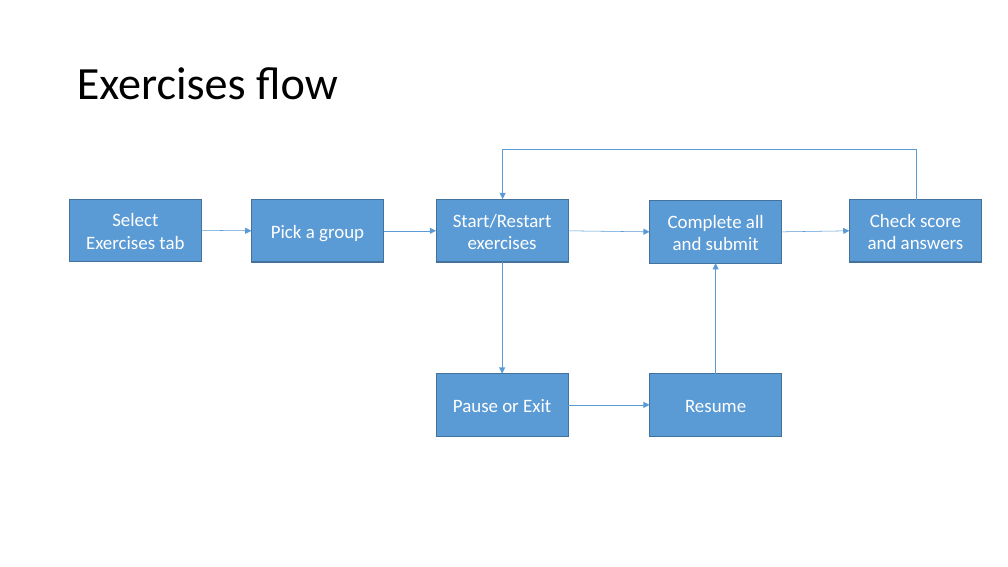
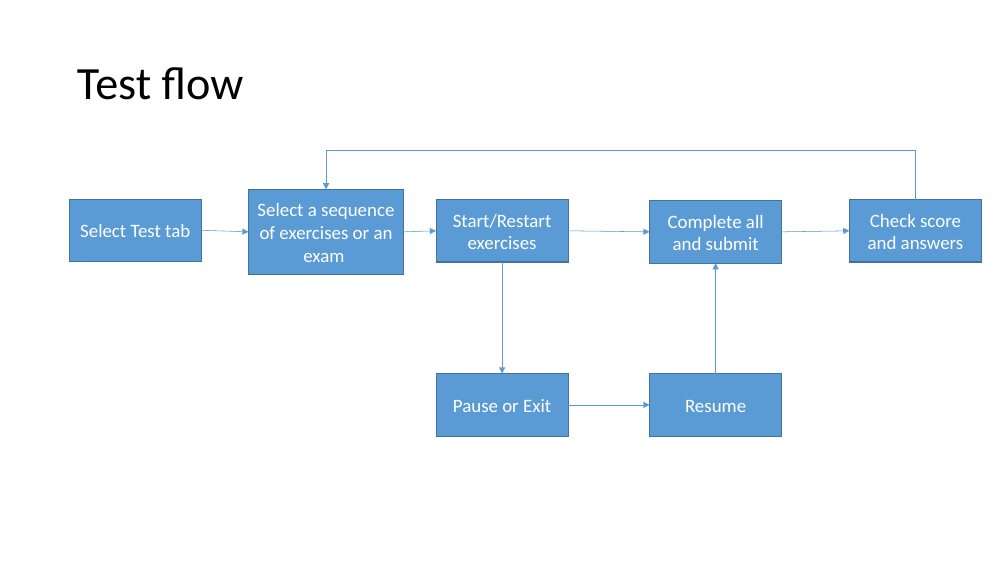
Before and after one commit to Wu-Fei/Parrot-Wireframe, a slide deck: slide 4 of Students flow.pptx. Drawn at 1008x567 pixels with LibreOffice and Linux fonts; fonts in the diff are those of the drawing. Boxes give left, top, right and bottom in pixels: in the first picture for what was removed or moved away, otherwise in the second. Text is boxed around its words. In the diff, an @@ line names an element or a change of style, - is before the commit and + after.

Commit message:
update student flow - first experience and classes

```diff
--- a/Students flow.pptx
+++ b/Students flow.pptx
@@ title at <box>77,67,244,100</box>: text changed @@
-Exercises flow
+Test flow
@@ elbow arrow moved from (917, 200) - (503, 199) to (916, 200) - (326, 190) @@
@@ rectangle "Select a sequence of exercises ...": place and size @@
-rectangle "Select a sequence of exercises ..." at <box>252,200,384,262</box>
+rectangle "Select a sequence of exercises ..." at <box>249,190,404,274</box>
@@ text in rectangle at <box>257,203,394,262</box>: text changed @@
-Pick a group
+Select a sequence of exercises or an exam
@@ text in rectangle at <box>80,224,190,237</box>: text changed @@
-Select Exercises tab
+Select Test tab
@@ arrow moved from (201, 231) - (252, 231) to (201, 231) - (249, 232) @@
@@ arrow moved from (383, 231) - (436, 231) to (404, 232) - (436, 231) @@
```
Also in this commit, not shown: 5 other slides changed.
